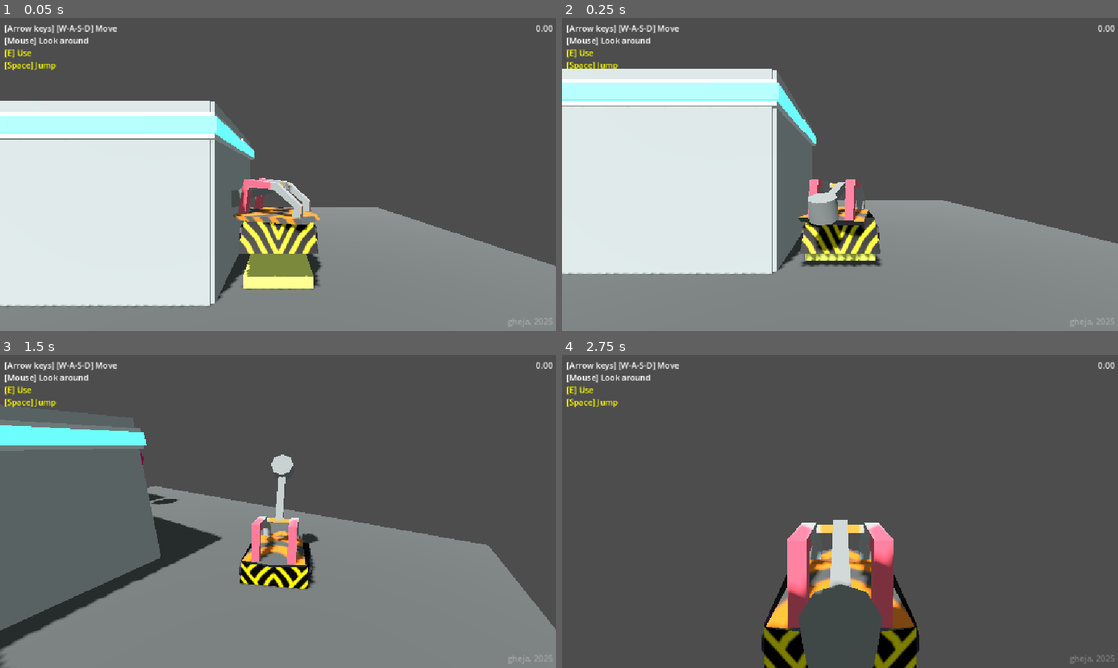
Above: before the commit, frames 1-4 (two rows, left to right).
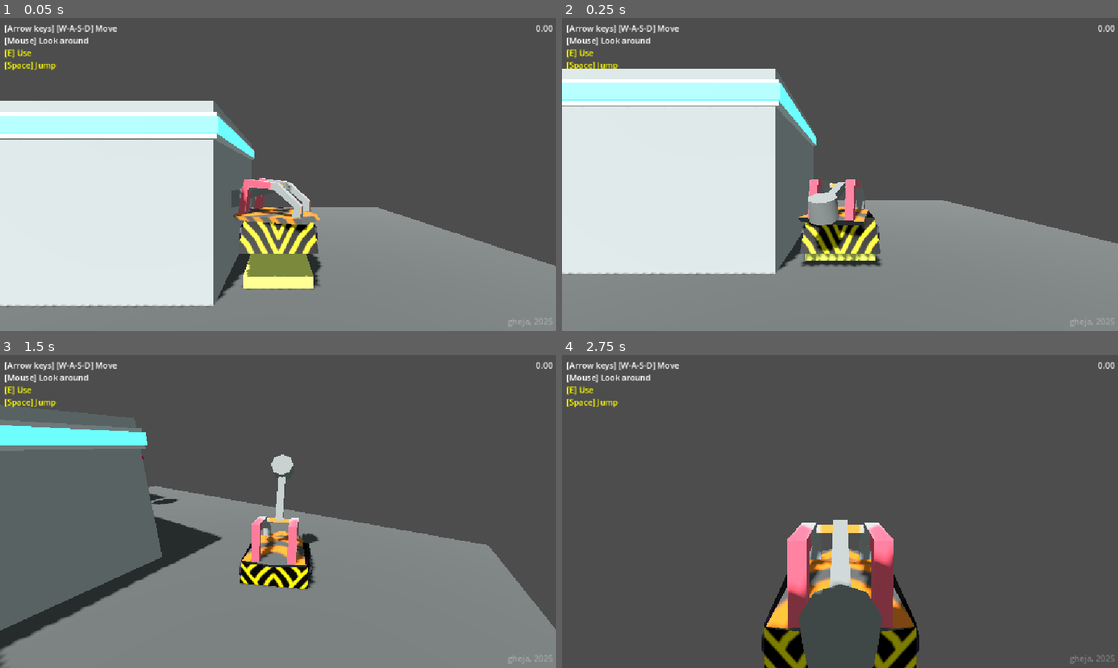
Above: after the commit, the same moments.

Repository: gheja/bot-loop
Game: Godot game, scene res://scenes/main_scene.tscn
Same seed, same stepped clock (60 frames per second), same inputs: the game is played once before the commit and once after it.
Inputs (mouse positions are in pixels of both pictures, inside the frame that each line leads up to):
- Up to frame 1 (0.05 s): no input
- Up to frame 2 (0.25 s): no input
- Up to frame 3 (1.5 s): move the mouse to (305, 511) at 0.52 s; hold W (move_up) from 0.53 s (still down); tap E (action_primary) at 0.6, 1.35 s; move the mouse to (250, 511) at 1.27 s
- Up to frame 4 (2.75 s): keep holding W (move_up); move the mouse to (851, 505) at 2.02 s; tap E (action_primary) at 2.1 s

The runs differ from the first frame. In frame 1, 0.3% of the frame differs, in the area x 37-46%, y 26-92%; in frame 2, 0.3%; in frame 3, 0.2%; in frame 4, nothing differs.

Commit message:
Adjusted ObjectWallCorner

Diff:
--- a/src/objects/object_wall_corner.tscn
+++ b/src/objects/object_wall_corner.tscn
@@ -24,15 +24,15 @@
 size = Vector3(2, 3, 0.1)
 material = SubResource("StandardMaterial3D_xm2oa")
 
-[node name="CSGBox3D3" type="CSGBox3D" parent="."]
-transform = Transform3D(-4.37114e-08, 0, -1, 0, 1, 0, 1, 0, -4.37114e-08, 1, 1.5, 0)
-size = Vector3(2, 3, 0.1)
-material = SubResource("StandardMaterial3D_xm2oa")
-
 [node name="CSGBox3D2" type="CSGBox3D" parent="."]
 transform = Transform3D(1, 0, 0, 0, 1, 0, 0, 0, 1, 0, 1.25, 0)
 size = Vector3(1.75, 2.5, 1.75)
 material = SubResource("StandardMaterial3D_111vw")
+
+[node name="CSGBox3D3" type="CSGBox3D" parent="."]
+transform = Transform3D(-4.37114e-08, 0, 1, 0, 1, 0, -1, 0, -4.37114e-08, 1, 1.5, 0.0249023)
+size = Vector3(2.0498, 3, 0.1)
+material = SubResource("StandardMaterial3D_xm2oa")
 
 [node name="CollisionShape3D" type="CollisionShape3D" parent="."]
 transform = Transform3D(1, 0, 0, 0, 1, 0, 0, 0, 1, 0, 1.5, 0)
@@ -49,11 +49,11 @@
 material = ExtResource("1_0p2m4")
 
 [node name="Line2" type="CSGBox3D" parent="."]
-transform = Transform3D(-4.37114e-08, 0, 1, 0, 1, 0, -1, 0, -4.37114e-08, 1.03559, 2.62893, 0.0590105)
-size = Vector3(2.10938, 0.373535, 0.1)
+transform = Transform3D(-4.37114e-08, 0, 1, 0, 1, 0, -1, 0, -4.37114e-08, 1.06555, 2.62893, 0.0140686)
+size = Vector3(2.19855, 0.373535, 0.1)
 material = SubResource("StandardMaterial3D_wfjwq")
 
 [node name="Color2" type="CSGBox3D" parent="."]
-transform = Transform3D(-4.37114e-08, 0, 1, 0, 1, 0, -1, 0, -4.37114e-08, 1.07135, 2.62893, 0.0746355)
-size = Vector3(2.12451, 0.240479, 0.1)
+transform = Transform3D(-4.37114e-08, 0, 1, 0, 1, 0, -1, 0, -4.37114e-08, 1.1013, 2.62893, 0.0146026)
+size = Vector3(2.27261, 0.240479, 0.1)
 material = ExtResource("1_0p2m4")
